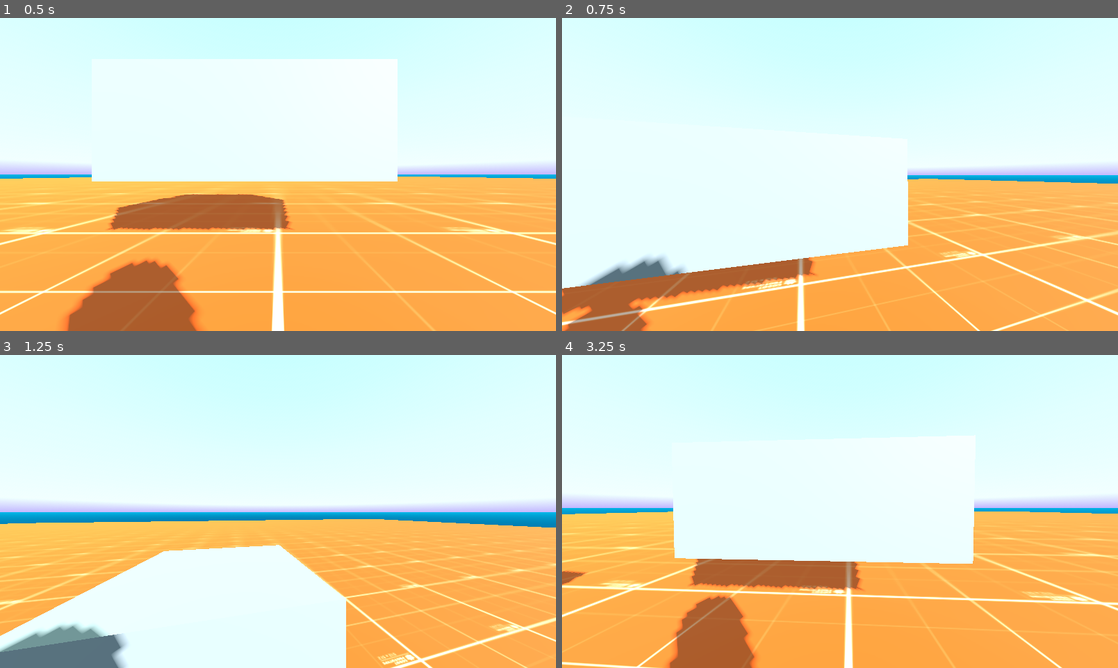
Above: before the commit, frames 1-4 (two rows, left to right).
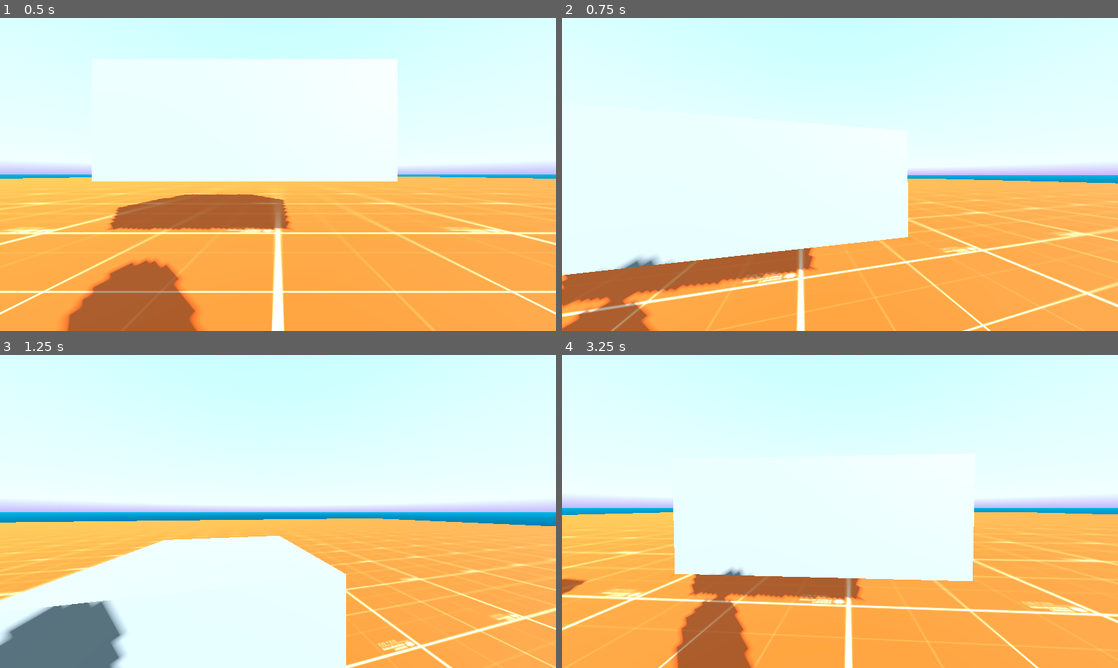
Above: after the commit, the same moments.

Repository: init-Sense/octant
Game: Godot game, scene res://scenes/octagon.tscn
Two runs of this game, one before a commit and one after it. Both use one fixed random seed, a clock stepped at 60 frames per second and the inputs below. A sky picture missing from this copy of the repository is replaced by a grey-blue gradient.
Inputs (mouse positions are in pixels of both pictures, inside the frame that each line leads up to):
- Up to frame 1 (0.5 s): no input
- Up to frame 2 (0.75 s): tap Enter at 0.5 s; move the mouse to (867, 174) at 0.52 s; hold Q (debug_crouch_up) from 0.53 s (still down); tap Space (jump) at 0.6 s
- Up to frame 3 (1.25 s): keep holding Q (debug_crouch_up); tap Space (jump) at 0.77, 1.07 s
- Up to frame 4 (3.25 s): keep holding Q (debug_crouch_up); move the mouse to (812, 511) at 1.27 s; tap Shift (sprint) at 1.35, 2.85 s; tap Space (jump) at 1.52, 1.55, 1.82, 2.1, 3.02, 3.05 s; move the mouse to (851, 505) at 2.02 s; move the mouse to (834, 517) at 2.77 s

Frame 1 is identical in both runs. In frame 2, 7.7% of the frame differs, in the area x 0-100%, y 51-100%; in frame 3, 9.6%, in the area x 0-100%, y 52-100%; in frame 4, 9.4%.

Commit message:
refactor: Remade crouching mechanic

Diff:
--- a/scripts/player/crouch.gd
+++ b/scripts/player/crouch.gd
@@ -1,9 +1,9 @@
 extends Node
 class_name PlayerCrouch3D
 
+
 #region NODES
 @onready var player: CharacterBody3D = $"../.."
-@onready var collision: CollisionShape3D = %Collision
 @onready var head: Node3D = %Head
 @onready var camera: PlayerCamera3D = %Camera
 @onready var direction: PlayerMovement3D = %Direction
@@ -12,75 +12,54 @@
 
 
 #region CONSTANTS
-const CROUCH_STEPS: float = 20
-const CROUCH_AMOUNT: float = 0.95
-const CROUCH_SPEED: float = 2.0
+const CROUCH_STEPS: int = 20
+const TOTAL_CROUCH_DISTANCE: float = 0.9
 #endregion
 
 
 #region VARIABLES
-var current_crouch_step: float = 0
-var target_crouch_step: float = 0
-var initial_player_height: float = 0
-var initial_head_position = Vector3.ZERO
-var is_crouching_down: bool = false
+var current_step: int = 0
+var initial_head_position: Vector3
 #endregion
 
 
-#region LIFECYCLE
-func _ready():
-	if not player or not collision or not head or not camera or not motion:
-		push_error("Required nodes not found in PlayerCrouch3D. Check the node structure.")
-	initial_player_height = collision.shape.height
+func _ready() -> void:
 	initial_head_position = head.position
-#endregion
 
 
-#region CROUCHING
-func down():
-	is_crouching_down = true
-	target_crouch_step = CROUCH_STEPS
-	update_crouch_state()
+func down() -> void:
+	if current_step < CROUCH_STEPS:
+		current_step += 1
+		update_crouch()
+		update_crouch_state()
 
 
-func up():
-	is_crouching_down = false
-	target_crouch_step = 0
-	update_crouch_state()
+func up() -> void:
+	if current_step > 0:
+		current_step -= 1
+		update_crouch()
+		update_crouch_state()
 
 
-func update_crouch_state():
-	var delta = get_physics_process_delta_time()
-	var previous_step = current_crouch_step
-
-	if is_crouching_down:
-		current_crouch_step = move_toward(current_crouch_step, target_crouch_step, CROUCH_SPEED * CROUCH_STEPS * delta)
-	else:
-		current_crouch_step = move_toward(current_crouch_step, target_crouch_step, CROUCH_SPEED * CROUCH_STEPS * delta)
-
-	update_player_height()
-
-	var is_crouched = current_crouch_step > 0
-	motion.handle_crouch_state(is_crouched)
-
-	if current_crouch_step == CROUCH_STEPS and previous_step != CROUCH_STEPS:
-		player.set_crouched()
-	elif current_crouch_step > previous_step:
-		player.set_crouching_down()
-	elif current_crouch_step == 0 and previous_step != 0:
-		player.set_standing()
-		motion.handle_crouch_state(false)
-	elif current_crouch_step < previous_step:
-		player.set_crouching_up()
-#endregion
+func update_crouch() -> void:
+	var t: float = float(current_step) / CROUCH_STEPS
+	var crouch_offset: float = TOTAL_CROUCH_DISTANCE * t
+	var new_position = initial_head_position - Vector3(0, crouch_offset, 0)
+	update_head_position(new_position)
 
 
-#region HEIGHT
-func update_player_height():
-	var crouch_progress = current_crouch_step / CROUCH_STEPS
-	var height_change = initial_player_height * CROUCH_AMOUNT * crouch_progress
-	var new_height = initial_player_height - height_change
-	collision.shape.height = new_height
-	head.position.y = initial_head_position.y - height_change
-	player.move_and_slide()
-#endregion
+func update_crouch_state() -> void:
+	if current_step == 0:
+		player.set_standing()
+	elif current_step == CROUCH_STEPS:
+		player.set_crouched()
+	else:
+		player.set_crouching()
+
+
+func update_head_position(new_position: Vector3) -> void:
+	head.position = new_position
+
+
+func get_crouch_percentage() -> float:
+	return float(current_step) / CROUCH_STEPS
--- a/scripts/player/player.gd
+++ b/scripts/player/player.gd
@@ -20,8 +20,7 @@
 
 enum Position {
 	STANDING,
-	CROUCHING_DOWN,
-	CROUCHING_UP,
+	CROUCHING,
 	CROUCHED,
 }
 
@@ -130,12 +129,8 @@
 	set_position_state(Position.STANDING)
 
 
-func set_crouching_down() -> void:
-	set_position_state(Position.CROUCHING_DOWN)
-
-
-func set_crouching_up() -> void:
-	set_position_state(Position.CROUCHING_UP)
+func set_crouching() -> void:
+	set_position_state(Position.CROUCHING)
 
 
 func set_crouched() -> void:
@@ -184,10 +179,8 @@
 	match position_state:
 		Position.STANDING:
 			return "STANDING"
-		Position.CROUCHING_DOWN:
-			return "CROUCHING_DOWN"
-		Position.CROUCHING_UP:
-			return "CROUCHING_UP"
+		Position.CROUCHING:
+			return "CROUCHING"
 		Position.CROUCHED:
 			return "CROUCHED"
 		_:
@@ -247,18 +240,10 @@
 	return position_state == Position.STANDING
 
 
-func is_crouching_down() -> bool:
-	return position_state == Position.CROUCHING_DOWN
-
-
-func is_crouching_up() -> bool:
-	return position_state == Position.CROUCHING_UP
+func is_crouching() -> bool:
+	return position_state == Position.CROUCHING
 
 
 func is_crouched() -> bool:
 	return position_state == Position.CROUCHED
-
-
-func is_crouching() -> bool:
-	return position_state in [Position.CROUCHING_DOWN, Position.CROUCHING_UP, Position.CROUCHED]
-#endregion
+#endregion
